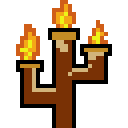
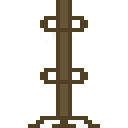
Layered file, before and after one edit (128 x 128). Changes by layer:
removed layer "Layer #3" over [20, 4, 104, 60]
removed layer "Layer #2" over [16, 0, 108, 60]
removed layer "Layer #1" over [16, 28, 112, 128]
added layer "Layer 1" over [28, 0, 100, 128]
